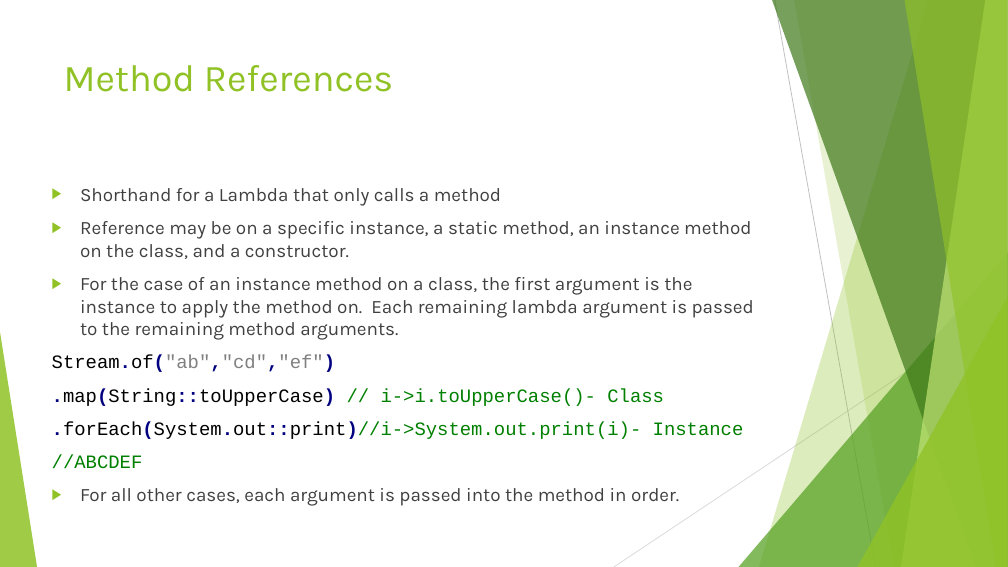
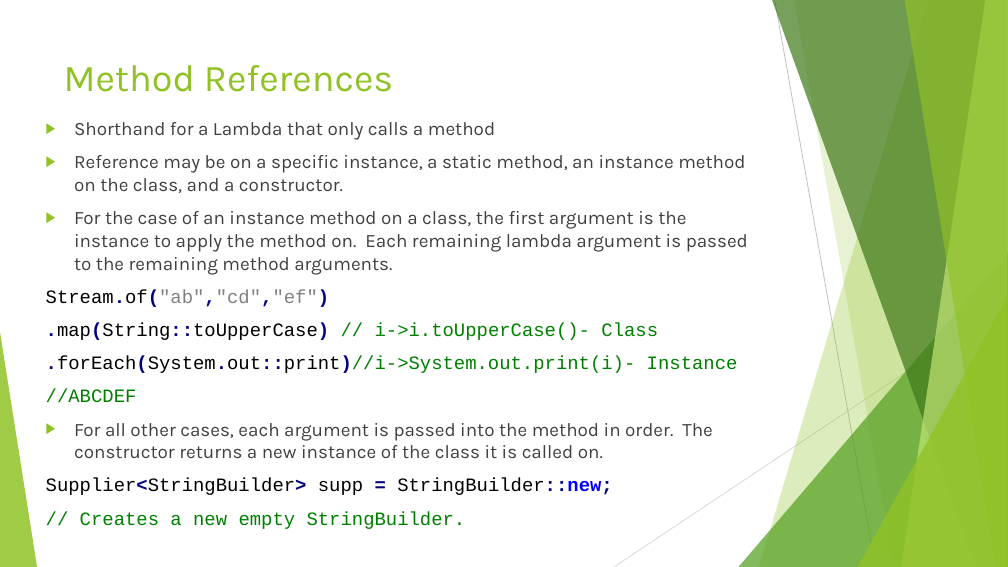
Before and after one commit to RichardRoda/2017-CodePaLOUsa-Lambda, a slide deck: slide 5 of Learning to Love the Lambda in the Stream.pptx. Drawn at 1008x567 pixels with LibreOffice and Linux fonts; fonts in the diff are those of the drawing. Boxes give left, top, right and bottom in pixels: in the first picture for what was removed or moved away, otherwise in the second. Text is boxed around its words. In the diff, an @@ line names an element or a change of style, - is before the commit and + after.

Commit message:
Add example for constructor method reference.  Add StreamCollect.java and StreamGroupJoin.java.

```diff
--- a/Learning to Love the Lambda in the Stream.pptx
+++ b/Learning to Love the Lambda in the Stream.pptx
@@ text "Shorthand for a Lambda that ...": place and size @@
-text "Shorthand for a Lambda that ..." at [52,188,754,506]
+text "Shorthand for a Lambda that ..." at [46,122,748,529]
@@ text at [46,423,713,529]: text changed @@
-▶ For all other cases, each argument is passed into the method in order.
+▶ For all other cases, each argument is passed into the method in order. The constructor returns a new instance of the class it is called on.
+Supplier<StringBuilder> supp = StringBuilder::new;
+// Creates a new empty StringBuilder.
```
Also in this commit, not shown: 2 other files.
